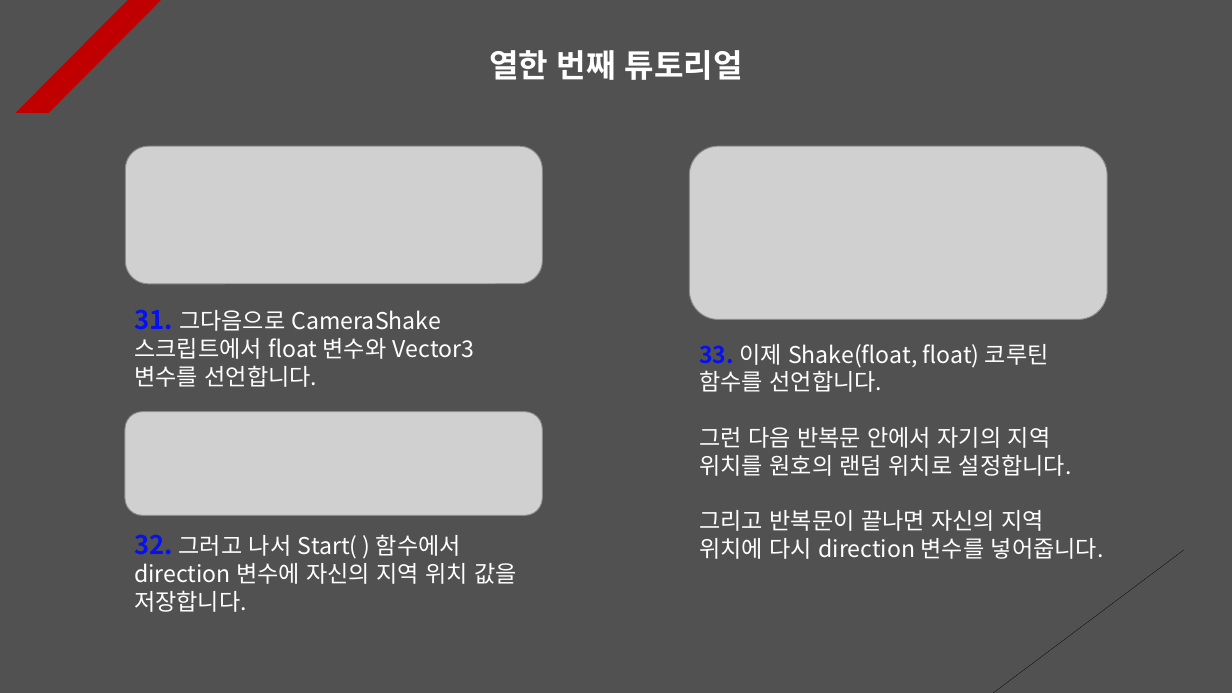
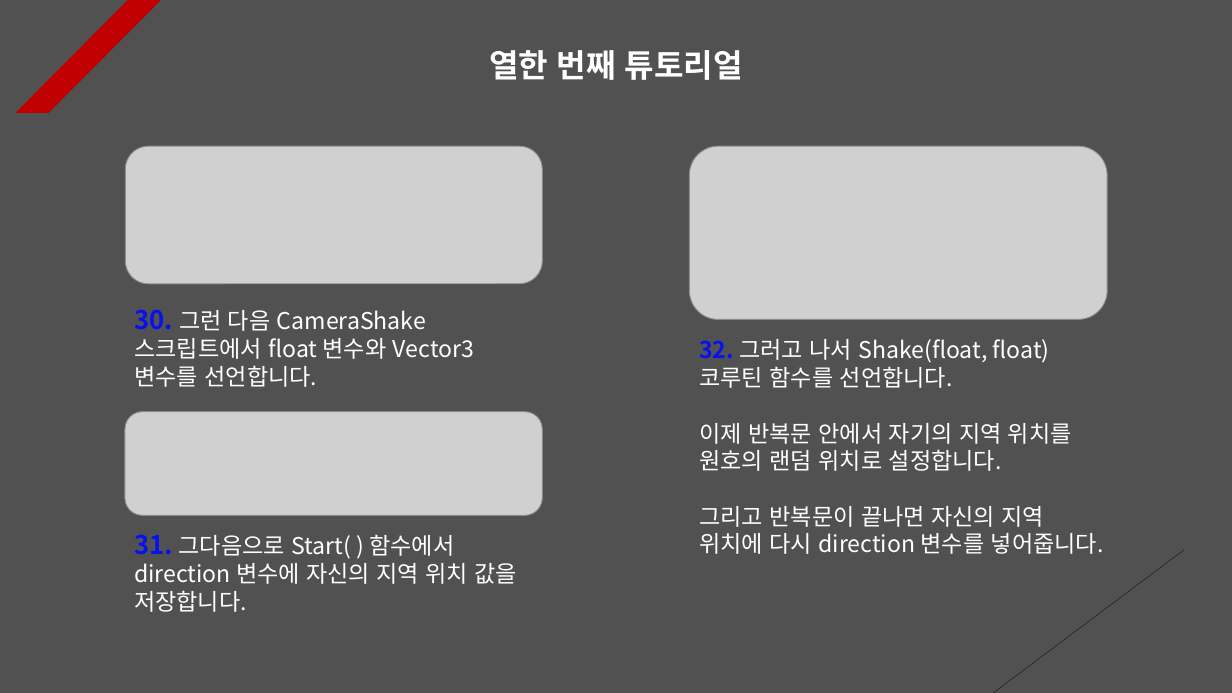
Before and after one commit to Unity2033/3D-UnityEngine, a slide deck: slide 11 of Assets/Class/Photon Server/PPT Data/Photon Game.pptx. Drawn at 1232x693 pixels with LibreOffice and Linux fonts; fonts in the diff are those of the drawing; grey boxes stand for pictures. Boxes give left, top, right and bottom in pixels: in the first picture for what was removed or moved away, otherwise in the second. Text is boxed around its words. In the diff, an @@ line names an element or a change of style, - is before the commit and + after.

```diff
--- a/Assets/Class/Photon Server/PPT Data/Photon Game.pptx
+++ b/Assets/Class/Photon Server/PPT Data/Photon Game.pptx
@@ text at (x1=134, y1=309, x2=474, y2=387): text changed @@
-31. 그다음으로 CameraShake 스크립트에서 float 변수와 Vector3 변수를 선언합니다.
+30. 그런 다음 CameraShake 스크립트에서 float 변수와 Vector3 변수를 선언합니다.
@@ text at (x1=699, y1=339, x2=1072, y2=471): text changed @@
-33. 이제 Shake(float, float) 코루틴 함수를 선언합니다.
-그런 다음 반복문 안에서 자기의 지역 위치를 원호의 랜덤 위치로 설정합니다.
+32. 그러고 나서 Shake(float, float) 코루틴 함수를 선언합니다.
+이제 반복문 안에서 자기의 지역 위치를 원호의 랜덤 위치로 설정합니다.
@@ text at (x1=134, y1=534, x2=518, y2=612): text changed @@
-32. 그러고 나서 Start( ) 함수에서 direction 변수에 자신의 지역 위치 값을 저장합니다.
+31. 그다음으로 Start( ) 함수에서 direction 변수에 자신의 지역 위치 값을 저장합니다.
```
Also in this commit, not shown: 5 other slides changed, 2 slides added, 48 other files.
